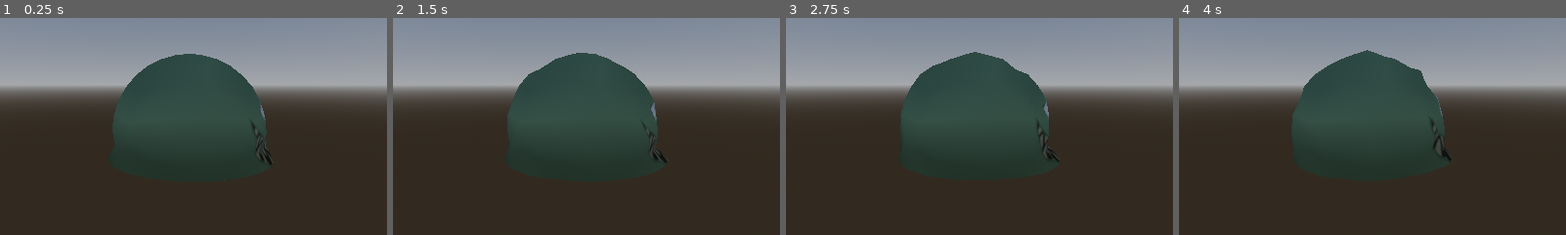
Above: before the commit, frames 1-4 (left to right).
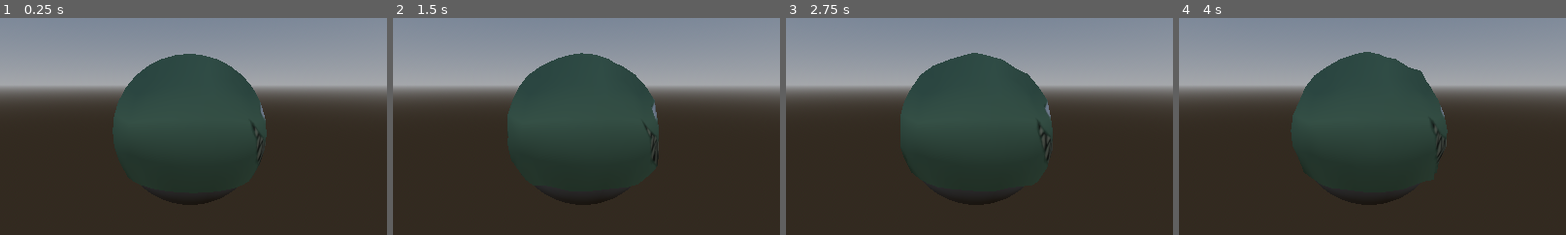
Above: after the commit, the same moments.

Repository: LudvigRisan/ScoobyDone
Game: Godot game, scene res://SoftBody/SoftbodTest.tscn
Two runs of this game, one before a commit and one after it. Both use one fixed random seed, a clock stepped at 60 frames per second and the inputs below. The project has no main scene, so this scene is started directly.
Inputs (mouse positions are % of the whole screen's width and height, from its top left):
- Up to frame 1 (0.25 s): no input
- Up to frame 2 (1.5 s): tap Enter (ui_accept) at 0.5, 0.77 s; move the mouse to (72, 45) at 0.52 s; click (72, 45) at 0.67 s; drag from (30, 55) to (45, 70) at 1.27 s
- Up to frame 3 (2.75 s): tap Enter (ui_accept) at 2 s; move the mouse to (60, 28) at 2.02 s; click (60, 28) at 2.17 s
- Up to frame 4 (4 s): drag from (45, 70) to (20, 35) at 2.77 s; tap Enter (ui_accept) at 3.5, 3.77 s; move the mouse to (80, 65) at 3.52 s; click (80, 65) at 3.67 s
The pictures show only the part of the screen within x 28-78%, y 33-83%; the shares and areas given below are measured in that part.

The runs differ from the first frame. In frame 1, 0.2% of the frame differs, in the area x 29-71%, y 21-87%; in frame 2, 0.3%; in frame 3, 0.4%, in the area x 30-71%, y 15-87%; in frame 4, 0.4%.

Commit message:
De-debugging
removed some debugging parts

Diff:
--- a/SoftBody/CamScript.gd
+++ b/SoftBody/CamScript.gd
@@ -19,7 +19,6 @@
 		if event.button_index == MOUSE_BUTTON_LEFT and event.pressed:
 			var rayOrigin: Vector3 = project_ray_origin(event.position)
 			var rayDir: Vector3 = project_ray_normal(event.position)
-			print(rayOrigin)
 			var state: PhysicsDirectSpaceState3D = get_world_3d().direct_space_state
 
 			var params: PhysicsRayQueryParameters3D = PhysicsRayQueryParameters3D.new()
@@ -58,7 +57,5 @@
 			var movement: Vector3 = pos - lastHeldPos
 			lastHeldPos = pos
 
-			print(rayOrigin)
-
 			for i in heldPoints.size():
 				heldPoints[i].apply_impulse(movement * dragForce * heldPowers[i])
--- a/SoftBody/SoftbodTest.tscn
+++ b/SoftBody/SoftbodTest.tscn
@@ -4,7 +4,6 @@
 [ext_resource type="Script" uid="uid://bo3xsvdkv7j5c" path="res://SoftBody/SoftbodyMesh.gd" id="1_x0qe0"]
 [ext_resource type="Texture2D" uid="uid://doepiccc2cafa" path="res://Placeholders/placeholder texture_0.png" id="2_ej6tx"]
 [ext_resource type="PackedScene" uid="uid://dqaswduc33hja" path="res://SoftBody/physicsPrefab.tscn" id="4_vok87"]
-[ext_resource type="Script" uid="uid://doa4gyt80cuhp" path="res://SoftBody/debug_liner.gd" id="5_7dpk5"]
 [ext_resource type="Script" uid="uid://b5nql880g2y2k" path="res://SoftBody/CamScript.gd" id="6_3w1w3"]
 
 [sub_resource type="StandardMaterial3D" id="StandardMaterial3D_d25rr"]
@@ -28,8 +27,6 @@
 [sub_resource type="CameraAttributesPractical" id="CameraAttributesPractical_ej6tx"]
 
 [sub_resource type="Compositor" id="Compositor_vok87"]
-
-[sub_resource type="ArrayMesh" id="ArrayMesh_7dpk5"]
 
 [sub_resource type="PhysicsMaterial" id="PhysicsMaterial_7dpk5"]
 
@@ -63,14 +60,8 @@
 script = ExtResource("6_3w1w3")
 physicsParent = NodePath("../MaskPlaceholder")
 
-[node name="DebugLiner" type="MeshInstance3D" parent="." unique_id=254504228]
-visible = false
-mesh = SubResource("ArrayMesh_7dpk5")
-script = ExtResource("5_7dpk5")
-
 [node name="StaticBody3D" type="StaticBody3D" parent="." unique_id=1504699499]
-transform = Transform3D(6.955, 0, 0, 0, 6.955, 0, 0, 0, 6.955, 0, -3.7660398, 0)
-visible = false
+transform = Transform3D(1.9, 0, 0, 0, 1.9, 0, 0, 0, 1.9, 0, -0.006126404, 0)
 physics_material_override = SubResource("PhysicsMaterial_7dpk5")
 
 [node name="MeshInstance3D" type="MeshInstance3D" parent="StaticBody3D" unique_id=1092674756]
--- a/SoftBody/SoftbodyMesh.gd
+++ b/SoftBody/SoftbodyMesh.gd
@@ -1,5 +1,4 @@
 extends MeshInstance3D
-@onready var debug_liner: DebugLiner = $"../DebugLiner"
 @onready var collision: CollisionShape3D = $statics/CollisionShape3D
 
 @export
@@ -80,9 +79,6 @@
 	orbs[a].apply_force(force)
 	orbs[b].apply_force(-force)
 
-	#debug_liner.drawLine(orbs[a].position, orbs[a].position + force * 10)
-	#debug_liner.drawLine(orbs[b].position, orbs[b].position - force * 10)
-
 func _physics_process(delta: float) -> void:
 	for i in range(0, offsetIndices.size(), 2):
 		calculateForce(offsetIndices[i], offsetIndices[i + 1], offsets[i * 0.5])
